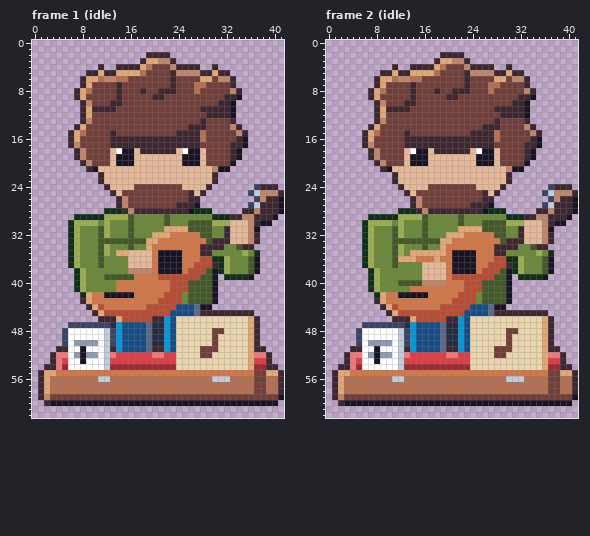
Pixel-art file, stored at art/hood-people/busker@88.aseprite. The first picture shows the starting point.
42x63 pixels, 4 frames. Shown: frame 1 (idle), frame 2 (idle). The commit also changed other frames, which this record leaves out.
After:
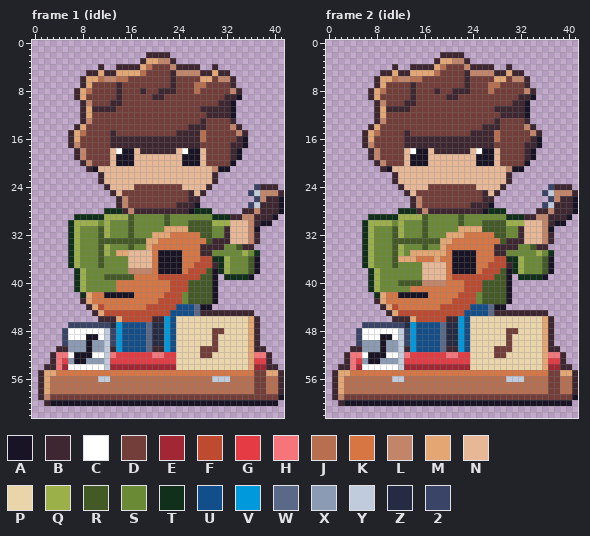
Palette (. is transparent): A #181425  B #3e2731  C #ffffff  D #733e39  E #a22633  F #be4a2f  G #e43b44  H #f6757a  J #b86f50  K #d77643  L #c28569  M #e4a672  N #e8b796  P #ead4aa  Q #9cb04a  R #445a26  S #6b8a35  T #11301c  U #124e89  V #0099db  W #5a6988  X #8b9bb4  Y #c0cbdc  Z #262b44  2 #3a4466
The exact change:
Frame 1 (idle):
y 49: x 9..10 CC -> AA
y 50: x 6 C -> X; x 9 X -> A; x 11 C -> X
y 51: x 6..11 CCACCC -> XXXAXX
y 52: x 7 X -> A; x 9..10 XX -> AC
y 53: x 6..7 CC -> XA; x 9..11 CCC -> XXX
Frame 2 (idle): the same change as frame 1 (idle)
